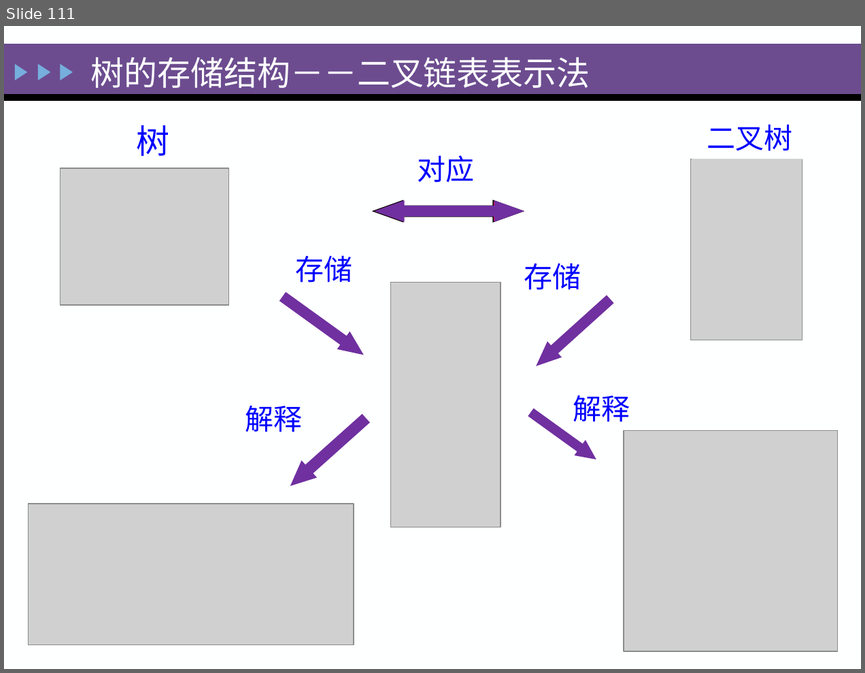
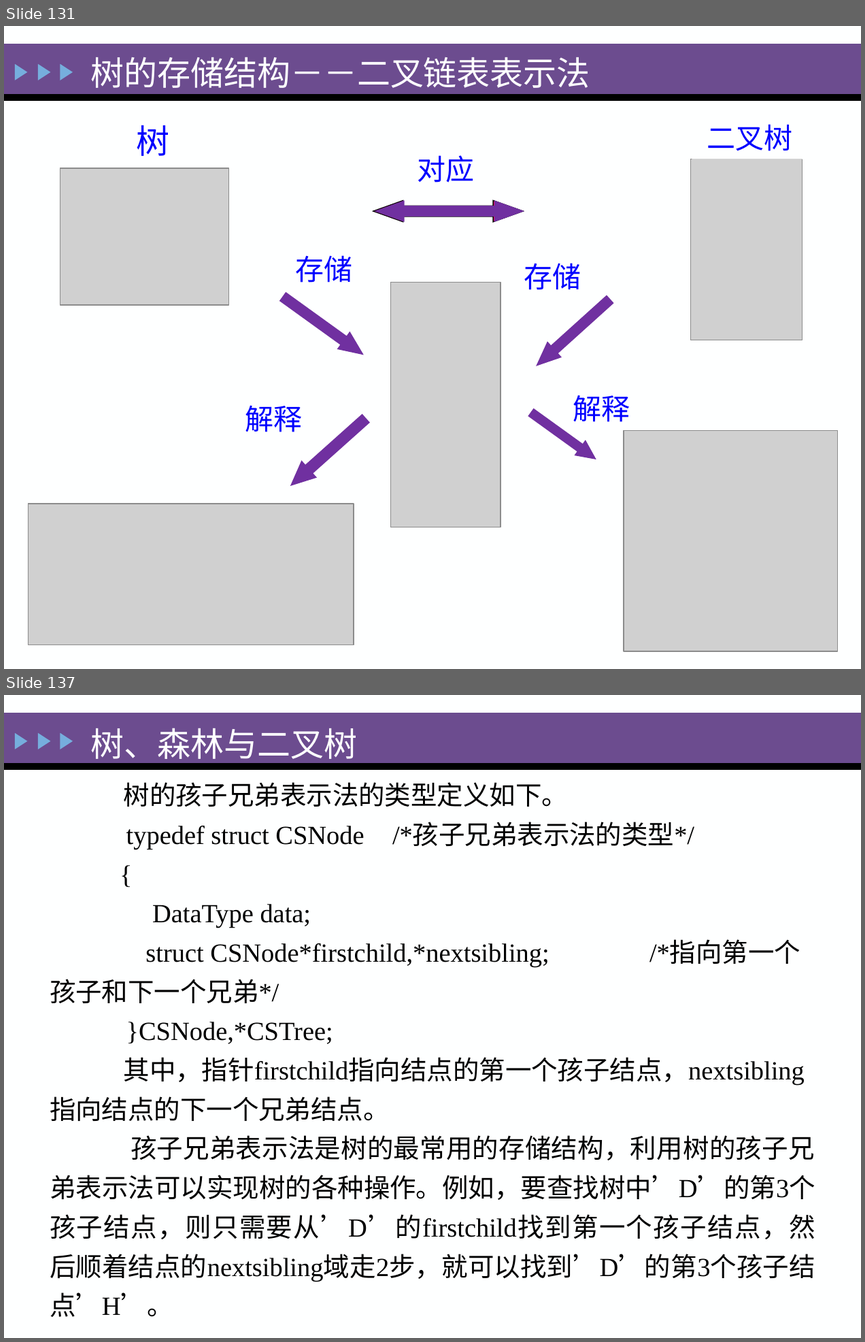
Before and after one commit to zeemeil/zeemeil.github.io, a slide deck: files/2025_1_DS/0402_DS_Tree.pptx. Shown one above the other, each under a label of ours: slide 111 before the commit, slides 131 and 137 after it; the slides between them are not shown. The pictures are 865x673 and 865x1342 pixels, drawn with LibreOffice and Linux fonts; fonts in the diff are those of the drawing; grey boxes stand for pictures. Boxes give left, top, right and bottom in pixels: in the first picture for what was removed or moved away, otherwise in the second. Text is boxed around its words. In the diff, an @@ line names an element or a change of style, - is before the commit and + after.

```diff
--- a/files/2025_1_DS/0402_DS_Tree.pptx
+++ b/files/2025_1_DS/0402_DS_Tree.pptx
@@ slide 137 added at (4, 695, 861, 1338), background #FEFFFF; not listed: 5 template elements that a slide beside it also shows @@
@@ title added at (91, 728, 358, 765), 28 pt, text #FEFFFF @@
+树、森林与二叉树
@@ text added at (50, 782, 815, 1317), 22 pt, text #000000 @@
+树的孩子兄弟表示法的类型定义如下。
+typedef struct CSNode /*孩子兄弟表示法的类型*/
+{
+DataType data;
+struct CSNode*firstchild,*nextsibling; /*指向第一个孩子和下一个兄弟*/
+}CSNode,*CSTree;
+其中，指针firstchild指向结点的第一个孩子结点，nextsibling指向结点的下一个兄弟结点。
+孩子兄弟表示法是树的最常用的存储结构，利用树的孩子兄弟表示法可以实现树的各种操作。例如，要查找树中’D’的第3个孩子结点，则只需要从’D’的firstchild找到第一个孩子结点，然后顺着结点的nextsibling域走2步，就可以找到’D’的第3个孩子结点’H’。
@@ what was slide 111 is now slide 131 @@
```
Also in this commit, not shown: 13 slides changed, 41 other slides added, 3 slides removed, 15 other files.
